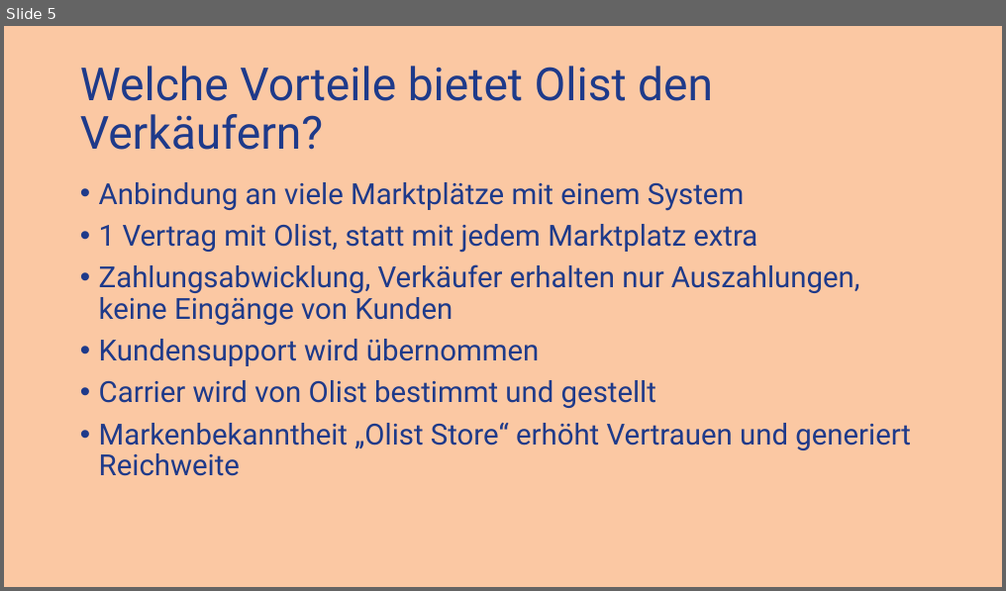
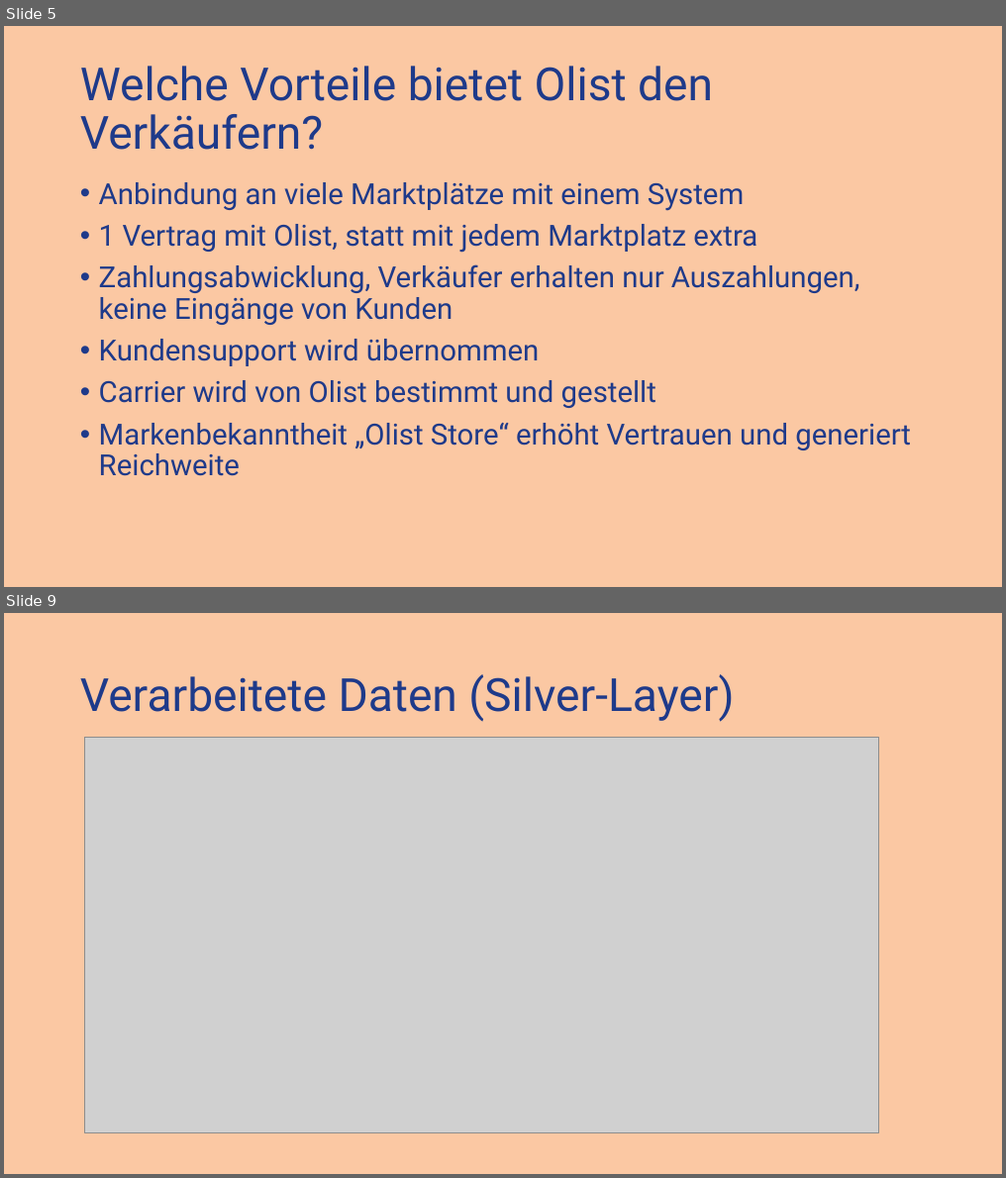
Before and after one commit to dtyrna/olist-marketplace-analysis, a slide deck: docs/Olist-Ecommerce.pptx. Shown one above the other, each under a label of ours: slide 5 before the commit, slides 5 and 9 after it; the slides between them are not shown. The pictures are 1006x591 and 1006x1178 pixels, drawn with LibreOffice and Linux fonts; fonts in the diff are those of the drawing; grey boxes stand for pictures. Boxes give left, top, right and bottom in pixels: in the first picture for what was removed or moved away, otherwise in the second. Text is boxed around its words. In the diff, an @@ line names an element or a change of style, - is before the commit and + after.

```diff
--- a/docs/Olist-Ecommerce.pptx
+++ b/docs/Olist-Ecommerce.pptx
@@ slide 9 added at [4, 613, 1002, 1174], background #FBC8A3 @@
@@ title added at [80, 674, 734, 722], 44 pt, text #1E3A8A @@
+Verarbeitete Daten (Silver-Layer)
@@ picture added at [85, 738, 878, 1134] @@
```
Also in this commit, not shown: 3 slides changed, 10 other slides added.
